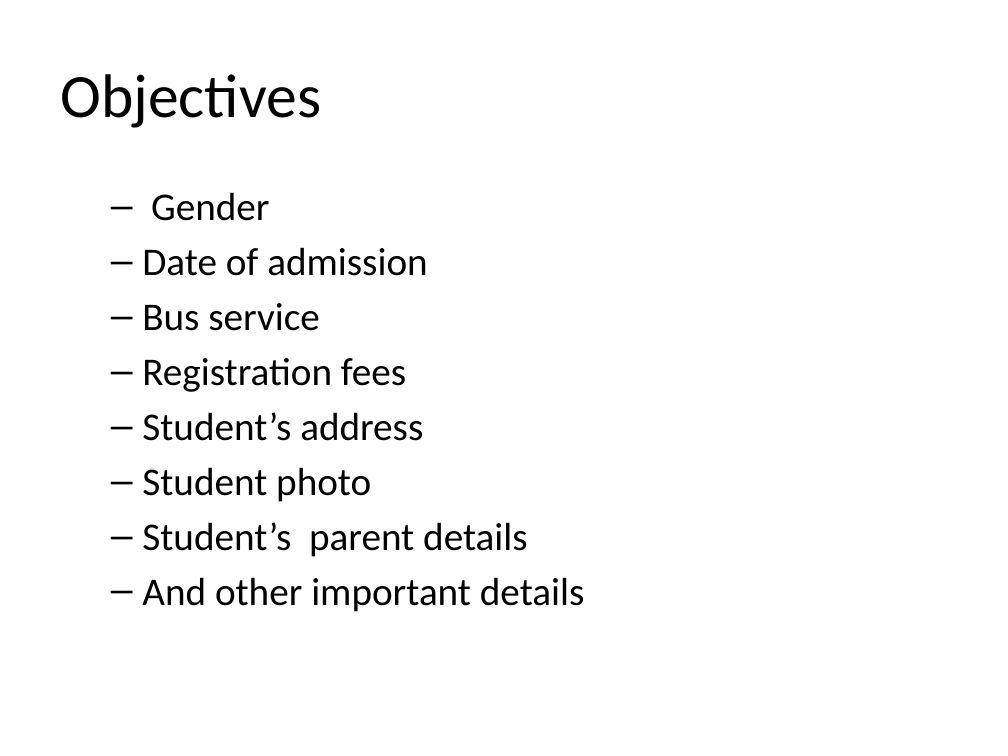
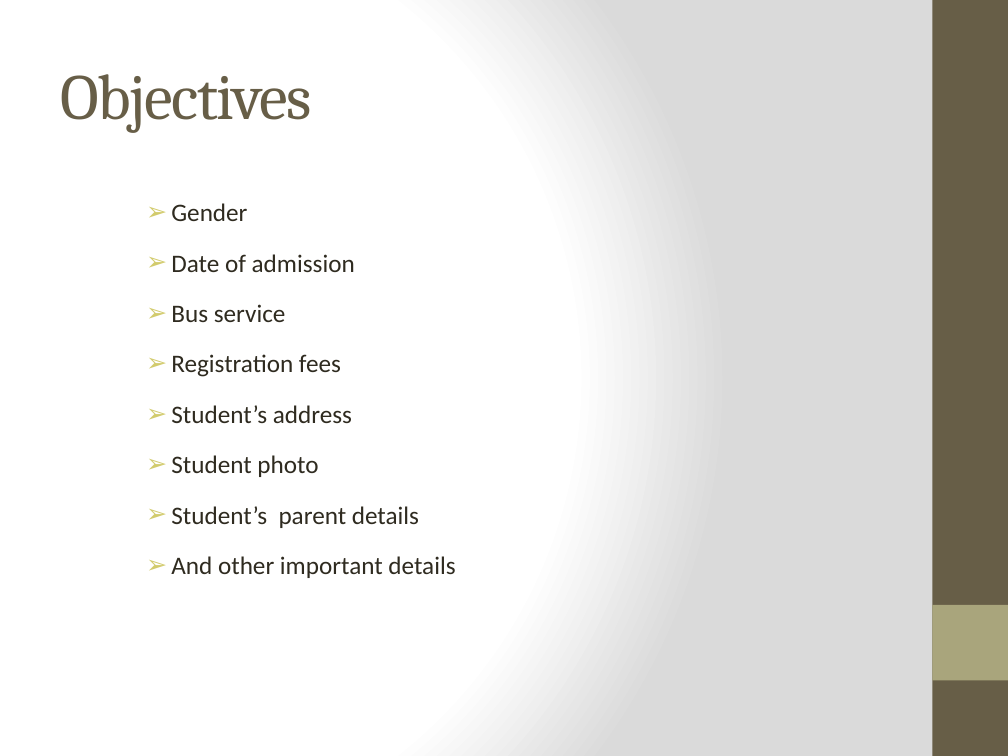
Before and after one commit to abhiyankgoyal/internshipProject, a slide deck: slide 3 of Internship Presentation.pptx. Drawn at 1008x756 pixels with LibreOffice and Linux fonts; fonts in the diff are those of the drawing; background and template pictures are left out. Boxes give left, top, right and bottom in pixels: in the first picture for what was removed or moved away, otherwise in the second. Text is boxed around its words. In the diff, an @@ line names an element or a change of style, - is before the commit and + after.

```diff
--- a/Internship Presentation.pptx
+++ b/Internship Presentation.pptx
@@ background #FFFFFF to gradient #FFFFFF to #DADADA @@
@@ rectangle added at (932,0,1008,756), fill #675E47 @@
@@ title "Objectives" at (60,74,311,133): size 44 to 46 pt, font Calibri to Cambria, text colour #000000 to #675E47, letter spacing 0 to -1 pt @@
@@ text "Gender" at (171,203,455,578): size 28 to 18 pt, text colour #000000 to #2F2B20; alignment left to justified; bullet – to ➢; list level 2 to 3 in "Gender"; line spacing 1 to 1.5; list level 2 to 3 in "Date of admission"; list level 2 to 3 in "Bus service"; list level 2 to 3 in "Registration fees"; list level 2 to 3 in "Student’s address"; list level 2 to 3 in "Student photo"; list level 2 to 3 in "Student’s parent details"; list level 2 to 3 in "And other important details" @@
@@ rectangle added at (932,605,1008,680), fill #A9A57C @@
```
Also in this commit, not shown: 16 other slides changed, 6 slides added, 4 slides removed.
